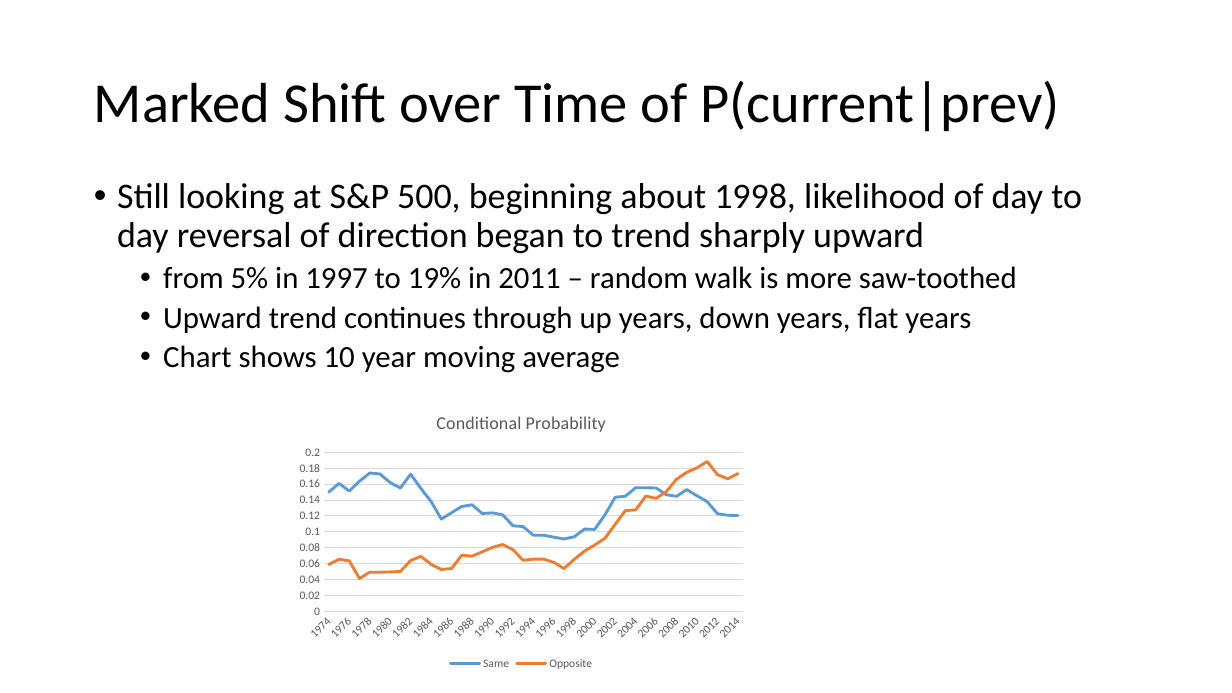
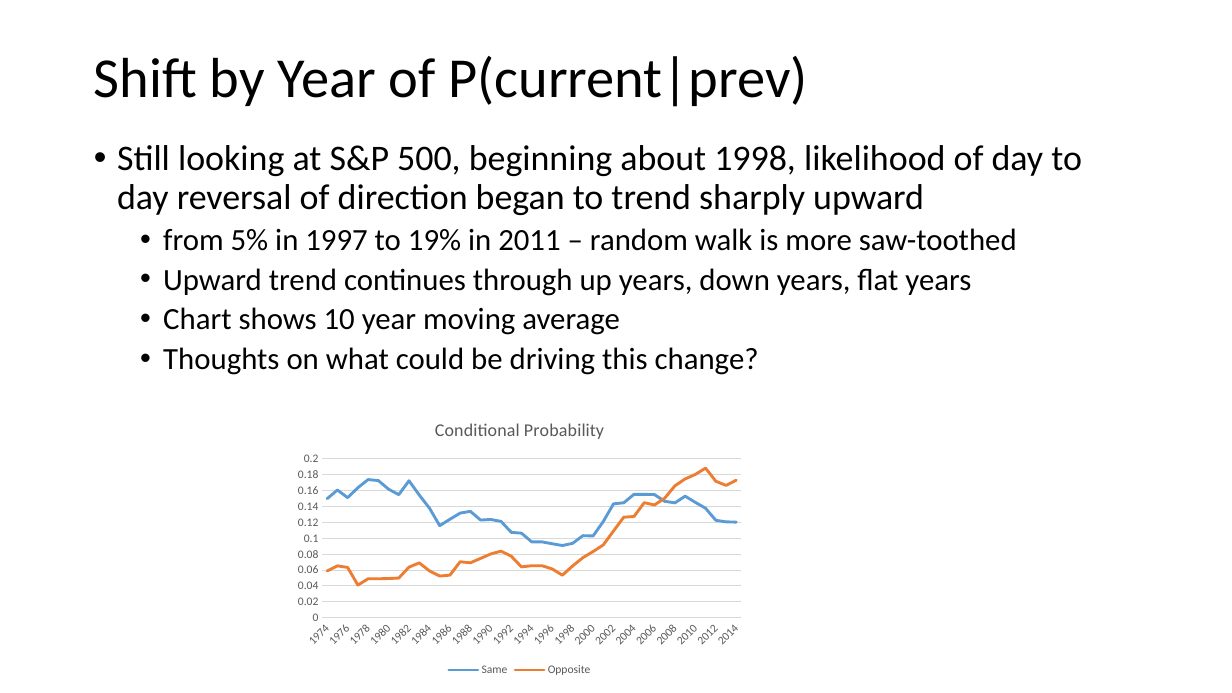
Before and after one commit to smccaula/LSSP_Hackathon, a slide deck: slide 6 of slides/hackathon.pptx. Drawn at 1232x693 pixels with LibreOffice and Linux fonts; fonts in the diff are those of the drawing. Boxes give left, top, right and bottom in pixels: in the first picture for what was removed or moved away, otherwise in the second. Text is boxed around its words. In the diff, an @@ line names an element or a change of style, - is before the commit and + after.

Commit message:
finished conditional surprise slide
could add additional results if available, but this is probably enough
to present

```diff
--- a/slides/hackathon.pptx
+++ b/slides/hackathon.pptx
@@ title at [94, 56, 807, 107]: text changed @@
-Marked Shift over Time of P(current|prev)
+Shift by Year of P(current|prev)
@@ text "Still looking at S&P 500, ...": place and size @@
-text "Still looking at S&P 500, ..." at [117, 183, 1082, 373]
+text "Still looking at S&P 500, ..." at [117, 145, 1082, 375]
@@ text at [163, 347, 759, 375]: paragraph added @@
+  • Thoughts on what could be driving this change?
@@ line chart: place and size @@
-line chart at [290, 396, 752, 674]
+line chart at [288, 403, 750, 680]
```
Also in this commit, not shown: 4 other slides changed, 1 slide added, 1 slide removed.
